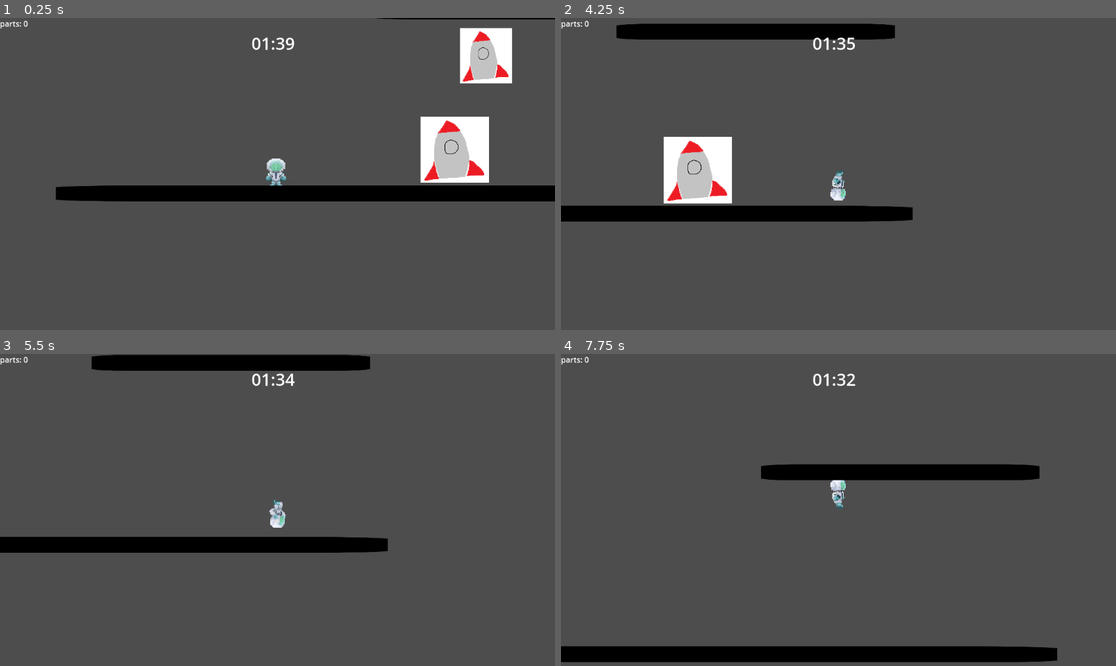
Above: before the commit, frames 1-4 (two rows, left to right).
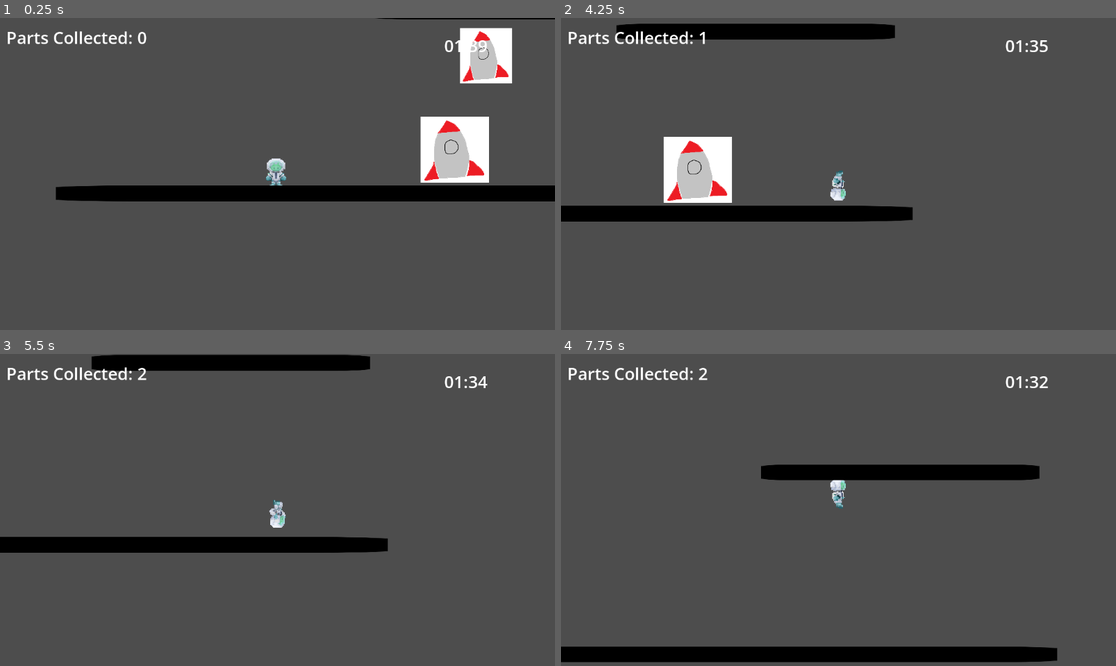
Above: after the commit, the same moments.

Repository: mustard221/GamesNow
Game: Godot game, scene res://Moving.tscn
Two runs of this game, one before a commit and one after it. Both use one fixed random seed, a clock stepped at 60 frames per second and the inputs below. This scene is started directly instead of the project's main scene. The engine's default icon, where the game draws it, is replaced by a stand-in: a white triangle on a blue panel in a dark square.
Inputs:
- Up to frame 1 (0.25 s): no input
- Up to frame 2 (4.25 s): hold D (RIGHT) 0.53-2.03 s; tap Q (SWITCH) every 0.75 s from 0.6 to 3.6 s; tap Space (JUMP) at 0.77, 1.52, 3.02, 3.77 s; hold A (LEFT) 2.03-2.78 s; hold D (RIGHT) from 2.78 s (still down)
- Up to frame 3 (5.5 s): release D (RIGHT) at 4.28 s; hold A (LEFT) 4.28-5.03 s; tap Q (SWITCH) at 4.35, 5.1 s; tap Space (JUMP) at 4.52 s; hold D (RIGHT) from 5.03 s (still down)
- Up to frame 4 (7.75 s): release D (RIGHT) at 5.78 s; hold A (LEFT) 5.78-7.28 s; tap Q (SWITCH) at 5.85, 6.6, 7.35 s; tap Space (JUMP) at 6.02, 6.77, 7.52 s; hold D (RIGHT) from 7.28 s (still down)

The runs differ from the first frame. In frame 1, 0.7% of the frame differs, in the area x 0-88%, y 0-11%; in frame 2, 0.8%; in frame 3, 0.7%; in frame 4, 0.9%, in the area x 0-88%, y 0-94%.

Commit message:
PART COLLECT COUNTER WORKING

Diff:
--- a/gamejammovementtest1/gamejammovementtest1/Moving.tscn
+++ b/gamejammovementtest1/gamejammovementtest1/Moving.tscn
@@ -5,7 +5,6 @@
 [ext_resource type="Texture2D" uid="uid://deyo0lkjg22yg" path="res://Sprites/icon.svg" id="3_l62bw"]
 [ext_resource type="Script" path="res://Scripts/item.gd" id="4_4ftro"]
 [ext_resource type="Texture2D" uid="uid://yfs1iexy1xss" path="res://Jump/Jump1.png" id="4_asp0e"]
-[ext_resource type="Script" path="res://Scripts/collect.gd" id="4_lbnv7"]
 [ext_resource type="Texture2D" uid="uid://1nr1y3hqi5ib" path="res://Sprites/spaceship.png" id="5_7ft63"]
 [ext_resource type="Texture2D" uid="uid://c1bayyewxp1di" path="res://Jump/Jump2.png" id="5_wv05u"]
 [ext_resource type="Texture2D" uid="uid://bucp0gtiyw2mk" path="res://Jump/Jump3.png" id="6_sr2nq"]
@@ -40,6 +39,9 @@
 radius = 5.34188
 height = 10.6838
 
+[sub_resource type="LabelSettings" id="LabelSettings_hdke3"]
+font_size = 35
+
 [sub_resource type="SpriteFrames" id="SpriteFrames_mk0al"]
 animations = [{
 "frames": [{
@@ -358,6 +360,7 @@
 size = Vector2(153.5, 143.5)
 
 [node name="Node2D" type="Node2D"]
+position = Vector2(50, -36)
 
 [node name="Player" type="CharacterBody2D" parent="."]
 position = Vector2(168, 506)
@@ -383,20 +386,25 @@
 wait_time = 100.0
 
 [node name="timer" type="Label" parent="Player/Camera2D/HUD"]
-offset_left = 522.0
-offset_top = 28.0
-offset_right = 599.0
-offset_bottom = 77.0
+offset_left = 922.0
+offset_top = 33.0
+offset_right = 999.0
+offset_bottom = 82.0
 theme_override_font_sizes/font_size = 35
 text = "time
 "
 metadata/_edit_use_anchors_ = true
 
 [node name="collect" type="Label" parent="Player/Camera2D/HUD"]
-offset_right = 40.0
-offset_bottom = 23.0
-text = "parts: 0"
-script = ExtResource("4_lbnv7")
+unique_name_in_owner = true
+offset_left = 13.0
+offset_top = 16.0
+offset_right = 305.0
+offset_bottom = 65.0
+theme_override_font_sizes/font_size = 50
+text = "Parts Collected: 0"
+label_settings = SubResource("LabelSettings_hdke3")
+metadata/_edit_use_anchors_ = true
 
 [node name="AnimatedSprite2D" type="AnimatedSprite2D" parent="Player"]
 position = Vector2(0, 30)
@@ -450,7 +458,7 @@
 position = Vector2(428.5, 322.5)
 shape = SubResource("RectangleShape2D_0lltr")
 
-[node name="item1" type="Area2D" parent="."]
+[node name="item1" type="Area2D" parent="." groups=["parts"]]
 position = Vector2(810, 270)
 script = ExtResource("4_4ftro")
 
--- a/gamejammovementtest1/gamejammovementtest1/Scripts/Player.gd
+++ b/gamejammovementtest1/gamejammovementtest1/Scripts/Player.gd
@@ -14,6 +14,7 @@
 var grav_dir = GRAV_DIR.DOWN
 var collect = 0
 
+@onready var part_label = %collect
 
 
 func _physics_process(delta: float) -> void:
@@ -76,8 +77,9 @@
 func _on_item_2_body_entered(body: Node2D) -> void:
 	collect = collect + 1
 	print(collect)
-
+	part_label.text = "Parts Collected: " + str(collect)
 
 func _on_item_1_body_entered(body: Node2D) -> void:
 	collect = collect + 1
 	print(collect)
+	part_label.text = "Parts Collected: " + str(collect)
--- a/gamejammovementtest1/gamejammovementtest1/Scripts/collect.gd
+++ /dev/null
@@ -1,10 +0,0 @@
-extends Label
-
-
-
-# Called every frame. 'delta' is the elapsed time since the previous frame.
-#func _process(delta: float) -> void:
-
-	#var player = get_node("/root/Moving/Player")
-	#if player:   IDK
-	#	text =
